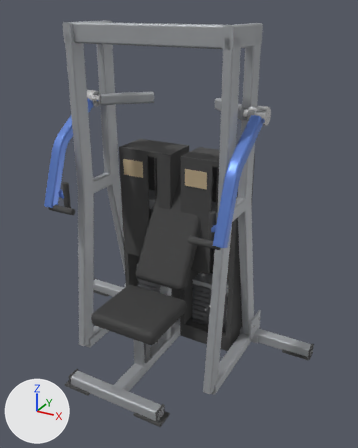
The glTF model catalogs/ludus/models/LD-B025/model.glb: old version first, new version second.
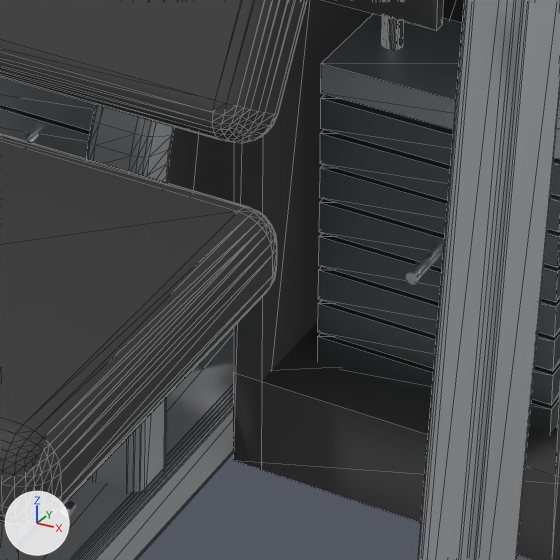
The first picture shows the older version from a camera (50 mm lens) standing at (1.36, -2.19, 2.03) and looking at (0.13, 0.04, 0.92). The close-ups show the older and then the newer version on the part from 41% to 63% of the width and 60% to 78% of the height of that picture. Only the edits that show in the close-ups are written down. The lights are fixed; the arrows at lower left show +X, +Y and +Z. The close-ups show mesh edges as thin lines. Where no turn or scale is listed for an object, it has been applied to the vertices.

Objects in the first close-up: 'backrest_pad', 'backrest_support_tube', 'base_spine', 'seat_pad', 'side_leg_tube', 'stack_plate_03.001', 'stack_plate_06.001', 'stack_plate_07.001', 'stack_plate_08.001', 'stack_top_plate.001', 'tower_foot.001', 'tower_side.002' and 15 more.
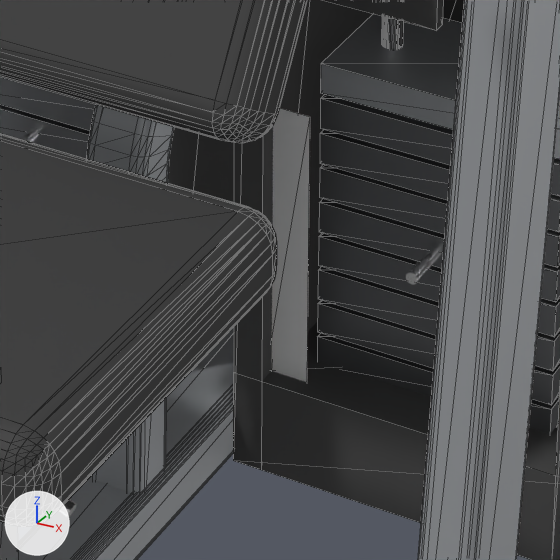
Patch to the scene script:
```diff
--- a/catalogs/ludus/models/LD-B025/model.glb.py
+++ b/catalogs/ludus/models/LD-B025/model.glb.py
@@ mat_decal_005 @@
+mat_decal_005 = principled_material('decal.005')
+mat_decal_005.base_color = (0.8, 0.8, 0.8)  # white #e7e7e7
+mat_decal_005.metallic = 0.1
+mat_decal_005.roughness = 0.55
@@ me_mesh_11_1 @@
+me_mesh_11_1.from_pydata([(-0.022, 0.0, 0.148), (0.022, 0.0, 0.148), (-0.022, 0.0, -0.148), (0.022, 0.0, -0.148)], [], [(0, 2, 1), (2, 3, 1)])
+me_mesh_11_1.materials.append(mat_decal_005)  # its picture is missing
@@ ob_decal_scale_001 @@
+ob_decal_scale_001 = bpy.data.objects.new('decal_scale.001', me_mesh_11_1)
+ob_decal_scale_001.location = (0.08, 0.257, 0.242)
```

Boxes [x1, y1, x2, y2] around the edits, measured in the close-ups (560 x 560 px):
'decal_scale.001', added
    after: [272, 108, 310, 382]
